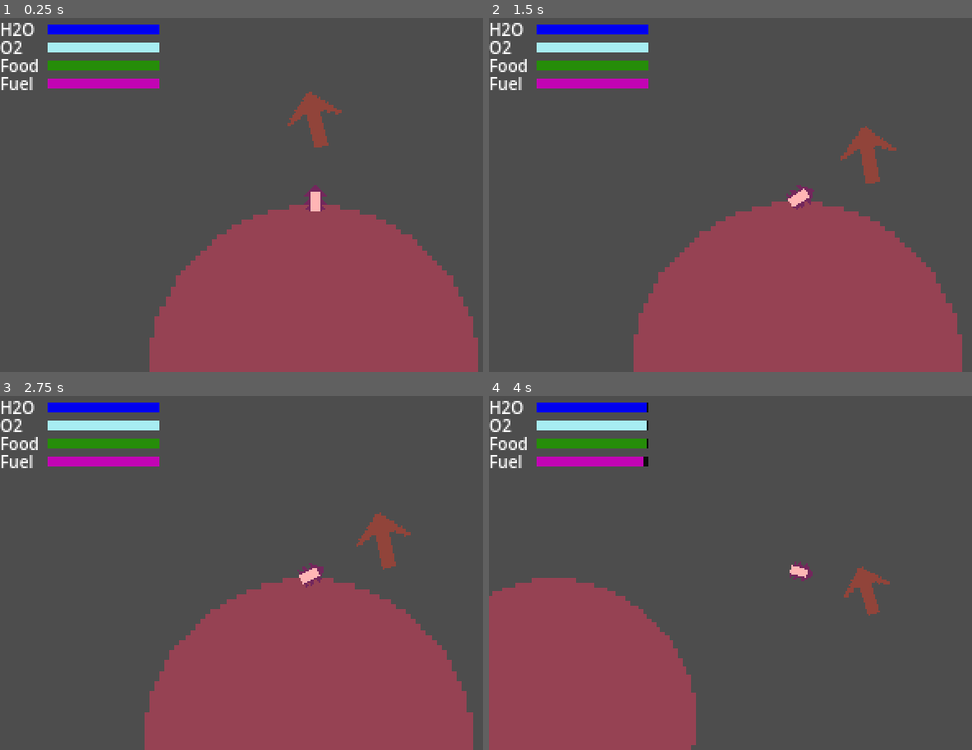
Above: before the commit, frames 1-4 (two rows, left to right).
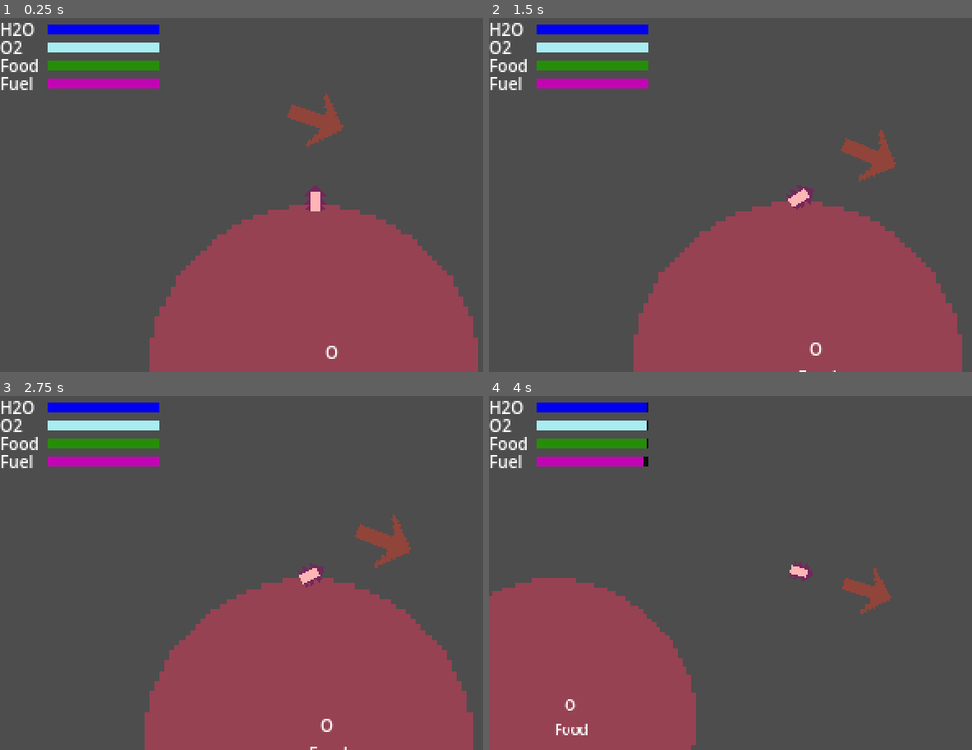
Above: after the commit, the same moments.

Repository: BnLds/MotherEarth
Game: Godot game, scene res://Scenes/Level/Level.tscn
Same seed, same stepped clock (60 frames per second), same inputs: the game is played once before the commit and once after it.
Inputs:
- Up to frame 1 (0.25 s): no input
- Up to frame 2 (1.5 s): tap Enter at 0.5 s; hold Right (rotate_right) 0.53-1.28 s; hold Left (rotate_left) from 1.28 s (still down)
- Up to frame 3 (2.75 s): release Left (rotate_left) at 2.03 s; hold Right (rotate_right) from 2.03 s (still down)
- Up to frame 4 (4 s): release Right (rotate_right) at 2.78 s; hold Up (speed_up) 2.78-3.53 s; hold Left (rotate_left) from 3.53 s (still down)

The runs differ from the first frame. In frame 1, 0.7% of the frame differs, in the area x 59-72%, y 20-97%; in frame 2, 0.8%, in the area x 64-85%, y 30-100%; in frame 3, 0.8%; in frame 4, 0.7%.

Commit message:
Add resource UI on planet and label on crash

Diff:
--- a/Scenes/Level/Level.tscn
+++ b/Scenes/Level/Level.tscn
@@ -18,6 +18,8 @@
 
 [node name="ResourceTimer" type="Timer" parent="ResourceManager"]
 autostart = true
+
+[node name="ResourceUITimer" type="Timer" parent="ResourceManager"]
 
 [node name="UILayer" type="CanvasLayer" parent="."]
 
@@ -180,6 +182,21 @@
 text = "Depart"
 metadata/_edit_use_anchors_ = true
 
+[node name="NewRessource_UI" type="Control" parent="UILayer"]
+layout_mode = 3
+anchors_preset = 0
+
+[node name="NewRessourceLabel" type="Label" parent="UILayer/NewRessource_UI"]
+visible = false
+layout_mode = 0
+offset_left = 172.0
+offset_top = 4.0
+offset_right = 221.0
+offset_bottom = 19.0
+theme_override_constants/line_spacing = 0
+theme_override_font_sizes/font_size = 10
+text = "+XX H2O"
+
 [node name="Spaceship" parent="." instance=ExtResource("1_s2bfg")]
 z_index = 1
 position = Vector2(194, 32)
@@ -191,18 +208,22 @@
 process_callback = 0
 wait_time = 0.1
 
-[node name="Planets" type="Node" parent="."]
-
-[node name="TestGrid" type="Control" parent="."]
+[node name="TestGrid" type="Control" parent="Spaceship"]
 visible = false
 z_index = 1
 layout_mode = 3
 anchors_preset = 0
+offset_left = -194.0
+offset_top = -32.0
+offset_right = -194.0
+offset_bottom = -32.0
 script = ExtResource("5_t0mih")
 fg_planet = Color(0.898039, 0.12549, 0.639216, 1)
 fg_start = Color(0.329412, 0.490196, 0.952941, 1)
 fg_target = Color(0.317647, 0.141176, 0, 1)
 
+[node name="Planets" type="Node" parent="."]
+
 [node name="DepartureManager" type="Node" parent="."]
 script = ExtResource("8_wsk1b")
 
--- a/Scenes/Level/Scripts/Level.gd
+++ b/Scenes/Level/Scripts/Level.gd
@@ -11,7 +11,7 @@
 @export var space_size = 100
 @export var planet_scene : PackedScene
 var nbr_planets = 300
-var min_dist_planets = 5
+var min_dist_planets = 3
 var min_dist_target = 30
 var rect_size = Vector2(space_size, space_size)
 var PlanetGenerator = preload("res://NodelessScripts/PlanetGenerator.gd")
--- a/Scenes/Level/Scripts/ResourceManager.gd
+++ b/Scenes/Level/Scripts/ResourceManager.gd
@@ -9,6 +9,8 @@
 @onready var fuel_bar_fill = $"../UILayer/Resource_UI/Fuel_UI/FuelBarFill"
 @onready var fuel_bar_background = $"../UILayer/Resource_UI/Fuel_UI/FuelBarBackground"
 @onready var spaceship = $"../Spaceship"
+@onready var new_ressource_label = $"../UILayer/NewRessource_UI/NewRessourceLabel"
+@onready var resource_ui_timer = $ResourceUITimer
 
 var h2o_percent_ini = 100
 var o2_percent_ini = 100
@@ -75,9 +77,18 @@
 	planet_resources[PlanetManager.Resources.H] -= limiting_resource_h2o
 	planet_resources[PlanetManager.Resources.O] -= limiting_resource_h2o
 
-	o2_percent += planet_resources[PlanetManager.Resources.O]
+	var o2_gain = planet_resources[PlanetManager.Resources.O] / 2
+
+	o2_percent += o2_gain
 	food_percent += planet_resources[PlanetManager.Resources.food]
 	fuel_percent += planet_resources[PlanetManager.Resources.C]
+
+	show_new_resources(
+		limiting_resource_h2o,
+		o2_gain,
+		planet_resources[PlanetManager.Resources.food],
+		planet_resources[PlanetManager.Resources.C]
+		)
 
 	h2o_percent = clamp(h2o_percent, 0, 100)
 	o2_percent = clamp(o2_percent, 0, 100)
@@ -85,3 +96,40 @@
 	fuel_percent = clamp(fuel_percent, 0, 100)
 
 	planet.remove_resources()
+
+func show_new_resources(h2o_quantity, o2_quantity, food_quantity, fuel_quantity):
+	if(h2o_quantity != 0):
+		new_ressource_label.text = "+" + str(h2o_quantity) + " H2O"
+		new_ressource_label.show()
+		resource_ui_timer.start()
+		await resource_ui_timer.timeout
+		print("h2o")
+		resource_ui_timer.stop()
+		new_ressource_label.hide()
+
+	if(o2_quantity != 0):
+		new_ressource_label.text = "+" + str(o2_quantity) + " O2"
+		new_ressource_label.show()
+		resource_ui_timer.start()
+		await resource_ui_timer.timeout
+		print("o2")
+		resource_ui_timer.stop()
+		new_ressource_label.hide()
+
+	if(food_quantity != 0):
+		new_ressource_label.text = "+" + str(food_quantity) + " food"
+		new_ressource_label.show()
+		resource_ui_timer.start()
+		await resource_ui_timer.timeout
+		print("food")
+		resource_ui_timer.stop()
+		new_ressource_label.hide()
+
+	if(fuel_quantity != 0):
+		new_ressource_label.text = "+" + str(fuel_quantity) + " fuel"
+		new_ressource_label.show()
+		resource_ui_timer.start()
+		await resource_ui_timer.timeout
+		print("fuel")
+		resource_ui_timer.stop()
+		new_ressource_label.hide()
--- a/Scenes/Planet/Planet.tscn
+++ b/Scenes/Planet/Planet.tscn
@@ -108,6 +108,43 @@
 [node name="PlanetShape" type="CollisionShape2D" parent="."]
 shape = SubResource("CircleShape2D_46map")
 
+[node name="PlanetResources_UI" type="Control" parent="."]
+layout_mode = 3
+anchors_preset = 0
+
+[node name="CResourceLabel" type="Label" parent="PlanetResources_UI"]
+layout_mode = 0
+offset_left = -22.0
+offset_top = -17.0
+theme_override_font_sizes/font_size = 10
+text = "C"
+horizontal_alignment = 1
+
+[node name="OResourceLabel" type="Label" parent="PlanetResources_UI"]
+layout_mode = 0
+offset_top = -17.0
+offset_right = 22.0
+theme_override_font_sizes/font_size = 10
+text = "O"
+horizontal_alignment = 1
+
+[node name="HResourceLabel" type="Label" parent="PlanetResources_UI"]
+layout_mode = 0
+offset_left = -22.0
+offset_bottom = 17.0
+theme_override_font_sizes/font_size = 10
+text = "H"
+horizontal_alignment = 1
+
+[node name="FoodResourceLabel" type="Label" parent="PlanetResources_UI"]
+layout_mode = 0
+offset_right = 22.0
+offset_bottom = 17.0
+theme_override_font_sizes/font_size = 10
+text = "Food
+"
+horizontal_alignment = 1
+
 [connection signal="pressed" from="PlanetSprite/SpawnPoints/EastSpawn" to="PlanetSprite/SpawnPoints" method="_on_east_spawn_pressed"]
 [connection signal="pressed" from="PlanetSprite/SpawnPoints/WestSpawn" to="PlanetSprite/SpawnPoints" method="_on_west_spawn_pressed"]
 [connection signal="pressed" from="PlanetSprite/SpawnPoints/NorthSpawn" to="PlanetSprite/SpawnPoints" method="_on_north_spawn_pressed"]
--- a/Scenes/Planet/Scripts/PlanetManager.gd
+++ b/Scenes/Planet/Scripts/PlanetManager.gd
@@ -23,6 +23,10 @@
 @onready var planet_shape = $PlanetShape
 @onready var planet_sprite = $PlanetSprite
 @onready var north_spawn = $PlanetSprite/SpawnPoints/NorthSpawn
+@onready var c_resource_label = $PlanetResources_UI/CResourceLabel
+@onready var o_resource_label = $PlanetResources_UI/OResourceLabel
+@onready var h_resource_label = $PlanetResources_UI/HResourceLabel
+@onready var food_resource_label = $PlanetResources_UI/FoodResourceLabel
 
 var planet_scale
 
@@ -54,7 +58,6 @@
 			Resources.clue:
 				has_clue= true
 
-
 func _ready():
 	radius = planet_abundance * 50
 	planet_shape.shape.radius = radius
@@ -63,6 +66,8 @@
 	var sprite_width = planet_sprite.texture.get_width()
 	planet_scale = Vector2.ONE * float(radius) / float(sprite_width/2)
 	planet_sprite.scale = planet_scale
+
+	show_resources_ui(O_quantity, H_quantity, C_quantity, food_quantity)
 
 func show_spawn_points():
 	spawn_points.show()
@@ -88,3 +93,15 @@
 	C_quantity = 0
 	food_quantity = 0
 	has_clue = false
+	show_resources_ui(O_quantity, H_quantity, C_quantity, food_quantity)
+
+
+func show_resources_ui(O, H, C, food):
+	if(O == 0):
+		o_resource_label.hide()
+	if(C == 0):
+		c_resource_label.hide()
+	if(H == 0):
+		h_resource_label.hide()
+	if(food == 0):
+		food_resource_label.hide()
